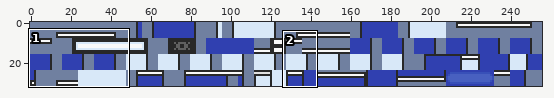
Sprite sheet: Graphics/MenuTiles.png. The picture above shows the old version from afar; the outline marks the close-up.
Close-up. First the earlier version:
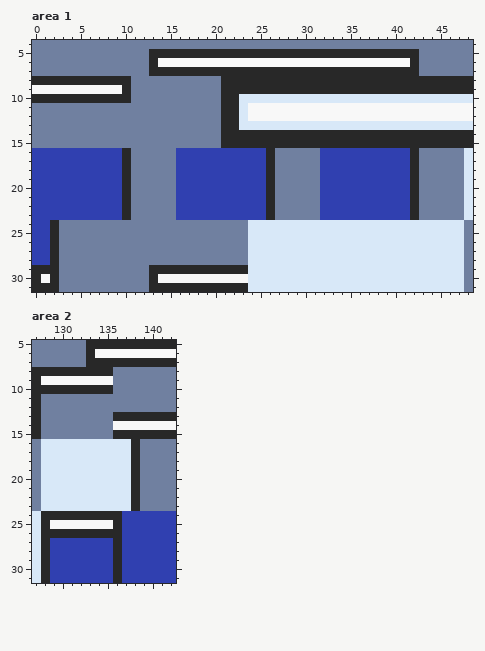
The file is 256x32 pixels. Shown: area 1: x 0..48, y 4..31; area 2: x 127..142, y 5..31. The commit also changed other parts of the picture, which this record leaves out.
Once edited:
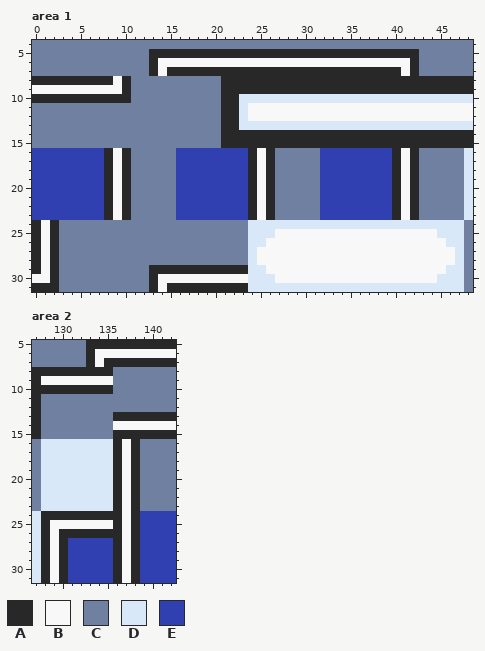
Palette (. is transparent): A #282828  B #f8f8f8  C #7080a0  D #d8e8f8  E #3040b0
The exact change:
Area 1:
Colour E becomes colour A in rows 16 to 23 at x 8, 24 and 40; in rows 24 to 28 at x 0.
Colour A becomes colour B in row 7 at x 14 and 41; in row 8 at x 9; in row 29 at x 1; in row 30 at x 0; in row 31 at x 14.
Colour D becomes colour B in row 25 at x 27 to 44; in row 26 at x 26 to 45; in rows 27 to 28 at x 25 to 46; in row 29 at x 26 to 45; in row 30 at x 27 to 44.
Colour E becomes colour B in rows 16 to 23 at x 9, 25 and 41; in rows 24 to 28 at x 1.
Area 2:
Colour D becomes colour A in rows 16 to 23 at x 136.
Colour E becomes colour A in rows 24 to 26 at x 138; in rows 27 to 31 at x 130 and 138.
Colour A becomes colour B in row 7 at x 134; in row 26 at x 129.
Colour D becomes colour B in rows 16 to 23 at x 137.
Colour E becomes colour B in rows 24 to 26 at x 137; in rows 27 to 31 at x 129 and 137.
